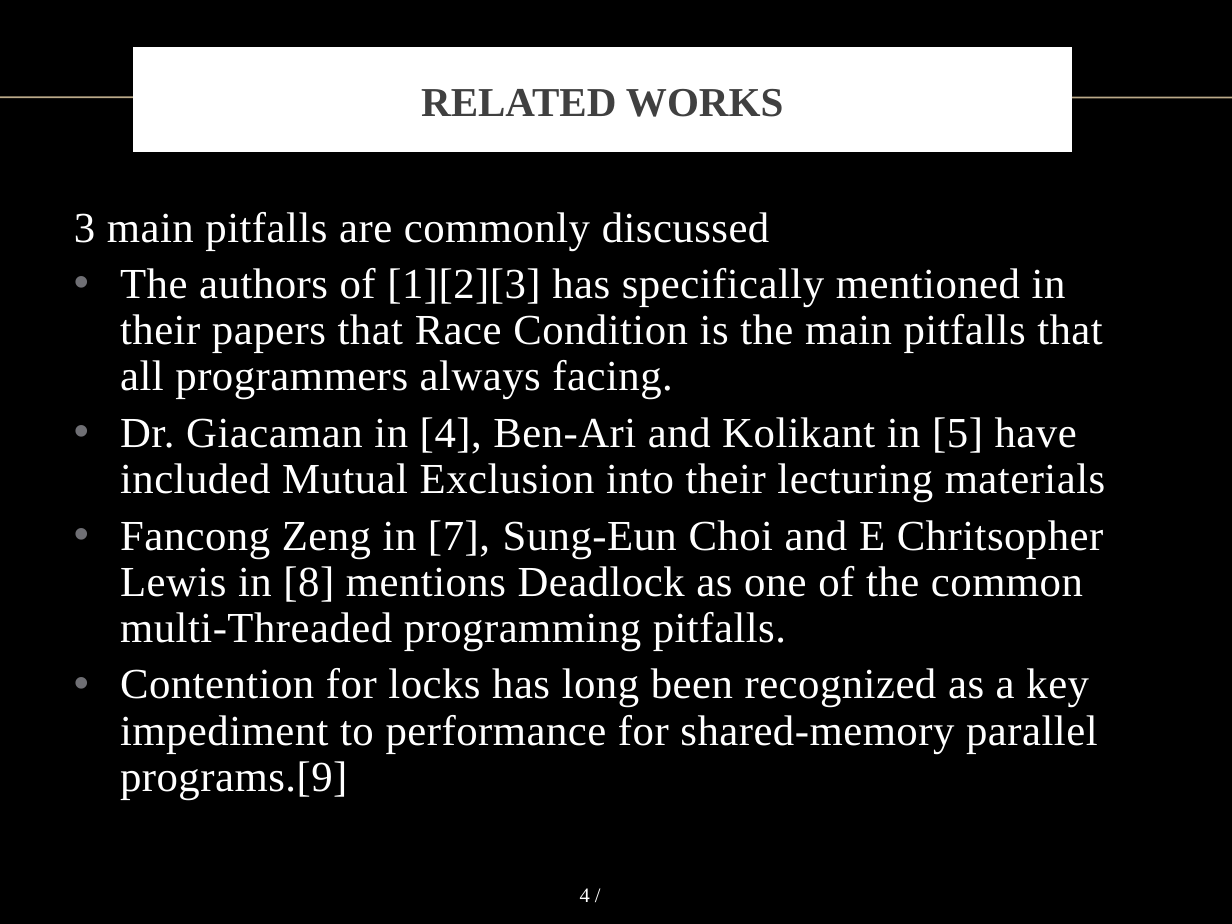
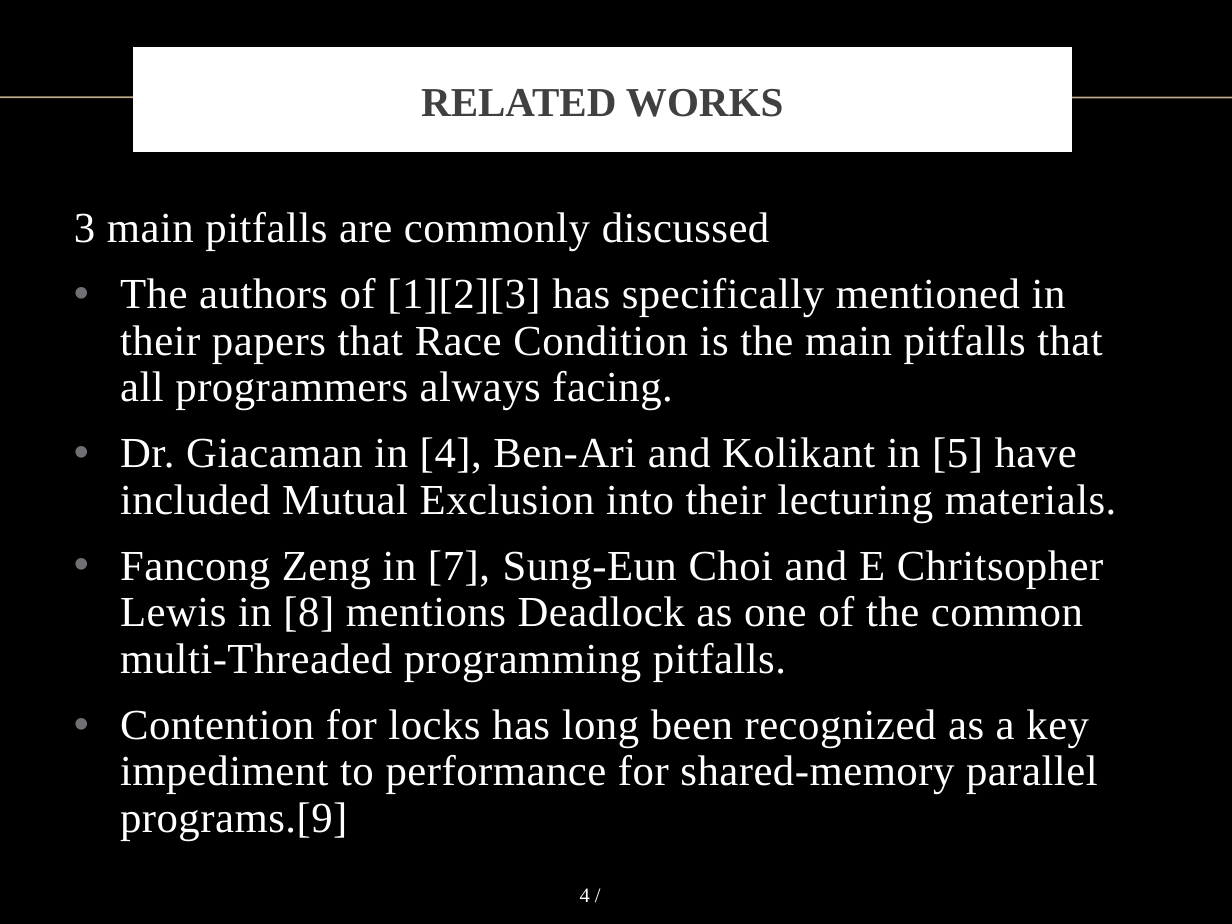
Before and after one commit to vong-srey/Paravantage, a slide deck: slide 4 of Presentation.pptx. Drawn at 1232x924 pixels with LibreOffice and Linux fonts; fonts in the diff are those of the drawing; background and template pictures are left out. Boxes give left, top, right and bottom in pixels: in the first picture for what was removed or moved away, otherwise in the second. Text is boxed around its words. In the diff, an @@ line names an element or a change of style, - is before the commit and + after.

Commit message:
unify presentation slides format

```diff
--- a/Presentation.pptx
+++ b/Presentation.pptx
@@ text at (x1=120, y1=278, x2=1104, y2=840): more space between paragraphs @@
@@ text at (x1=120, y1=437, x2=1117, y2=522): text changed @@
-• Dr. Giacaman in [4], Ben-Ari and Kolikant in [5] have included Mutual Exclusion into their lecturing materials
+• Dr. Giacaman in [4], Ben-Ari and Kolikant in [5] have included Mutual Exclusion into their lecturing materials.
```
Also in this commit, not shown: 6 other slides changed, 3 slides removed.
